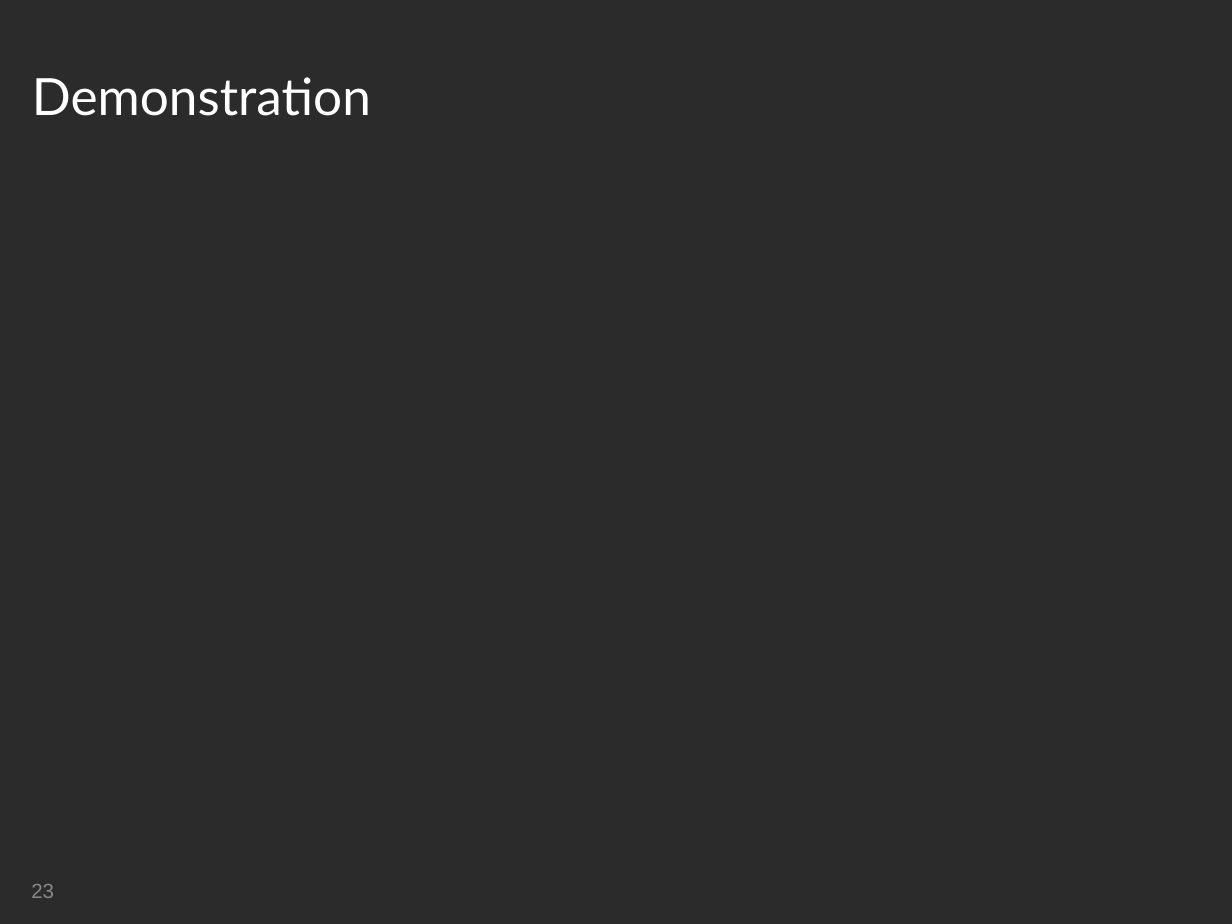
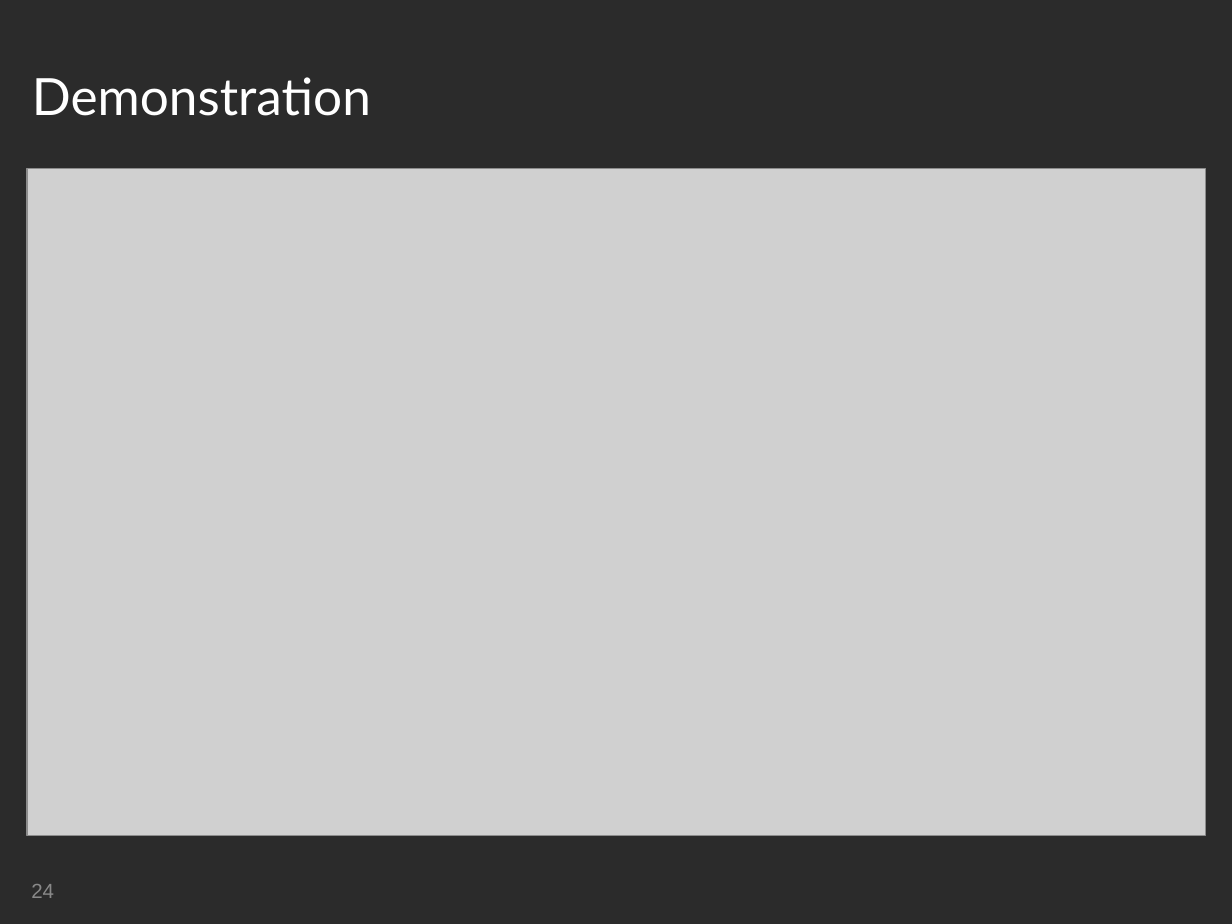
Before and after one commit to MissNanLankwtosh/mateuszgolabc, a slide deck: slide 24 of Presentation/Group Presentation - Zsolt.ppt (slide 23 before the commit). Drawn at 1232x924 pixels with LibreOffice and Linux fonts; fonts in the diff are those of the drawing; grey boxes stand for pictures; background and template pictures are left out; a plain dark background stands for a picture behind light text. Boxes give left, top, right and bottom in pixels: in the first picture for what was removed or moved away, otherwise in the second. Text is boxed around its words. In the diff, an @@ line names an element or a change of style, - is before the commit and + after.

```diff
--- a/Presentation/Group Presentation - Zsolt.ppt
+++ b/Presentation/Group Presentation - Zsolt.ppt
@@ picture added at [27, 169, 1205, 837] @@
@@ page number at [31, 884, 54, 898]: text changed @@
-23
+24
```
Also in this commit, not shown: 4 slides added, 3 slides removed.
